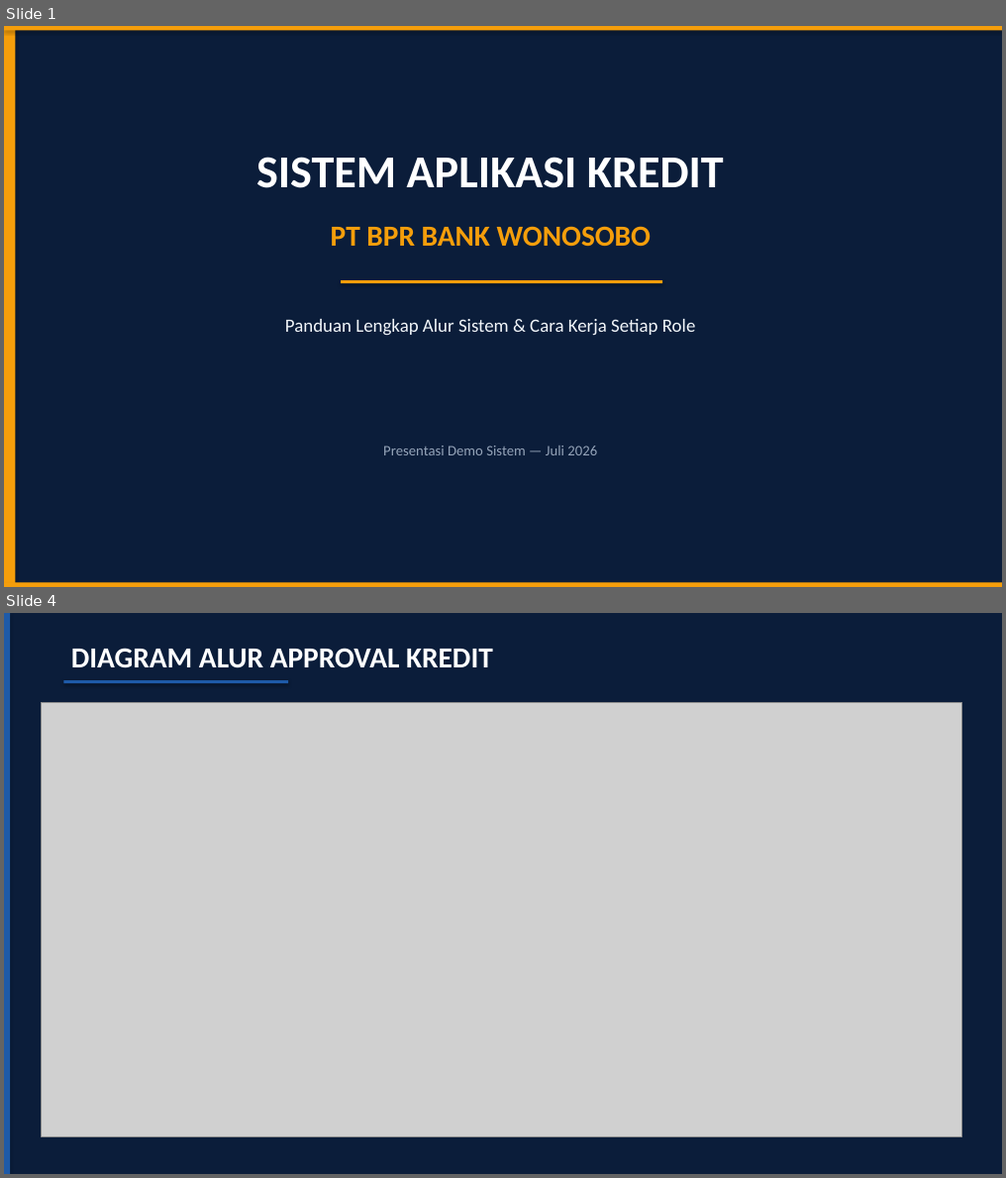
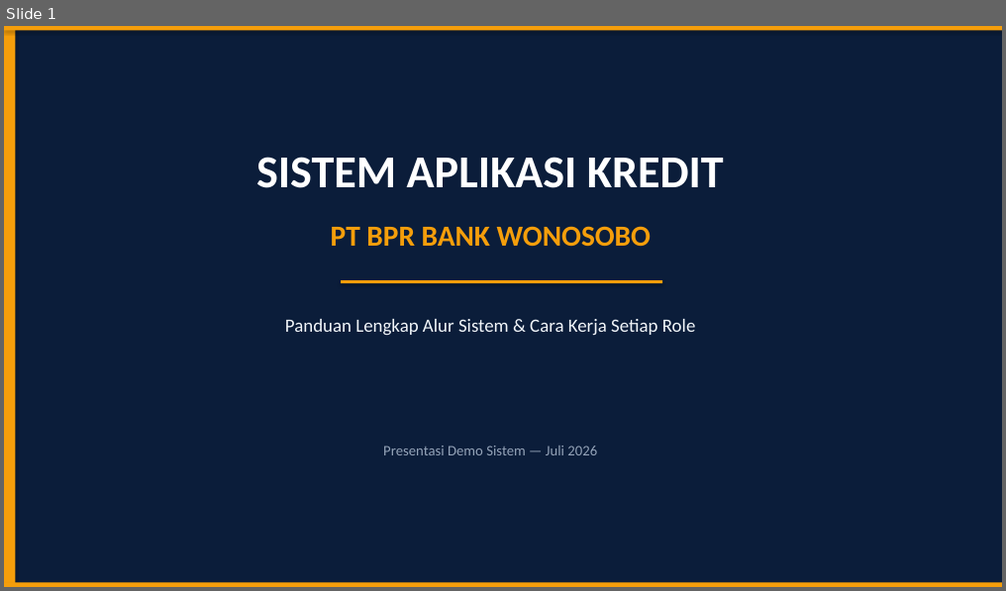
Before and after one commit to Rafiadi28/andrian, a slide deck: Presentasi_Sistem_Kredit_BPR_Wonosobo.pptx. Shown one above the other, each under a label of ours: slides 1 and 4 before the commit, slide 1 after it; the slides between them are not shown. The pictures are 1006x1178 and 1006x591 pixels, drawn with LibreOffice and Linux fonts; fonts in the diff are those of the drawing; grey boxes stand for pictures. Boxes give left, top, right and bottom in pixels: in the first picture for what was removed or moved away, otherwise in the second. Text is boxed around its words. In the diff, an @@ line names an element or a change of style, - is before the commit and + after.

```diff
--- a/Presentasi_Sistem_Kredit_BPR_Wonosobo.pptx
+++ b/Presentasi_Sistem_Kredit_BPR_Wonosobo.pptx
@@ slide 4 removed at [4, 613, 1002, 1174], background #0B1D3A @@
@@ rectangle removed at [4, 613, 10, 1174] @@
@@ text removed at [71, 648, 493, 668] @@
-DIAGRAM ALUR APPROVAL KREDIT
@@ rectangle removed at [63, 680, 288, 683] @@
@@ picture removed at [42, 703, 962, 1137] @@
```
Also in this commit, not shown: 12 slides changed, 1 slide added, 15 other files.
